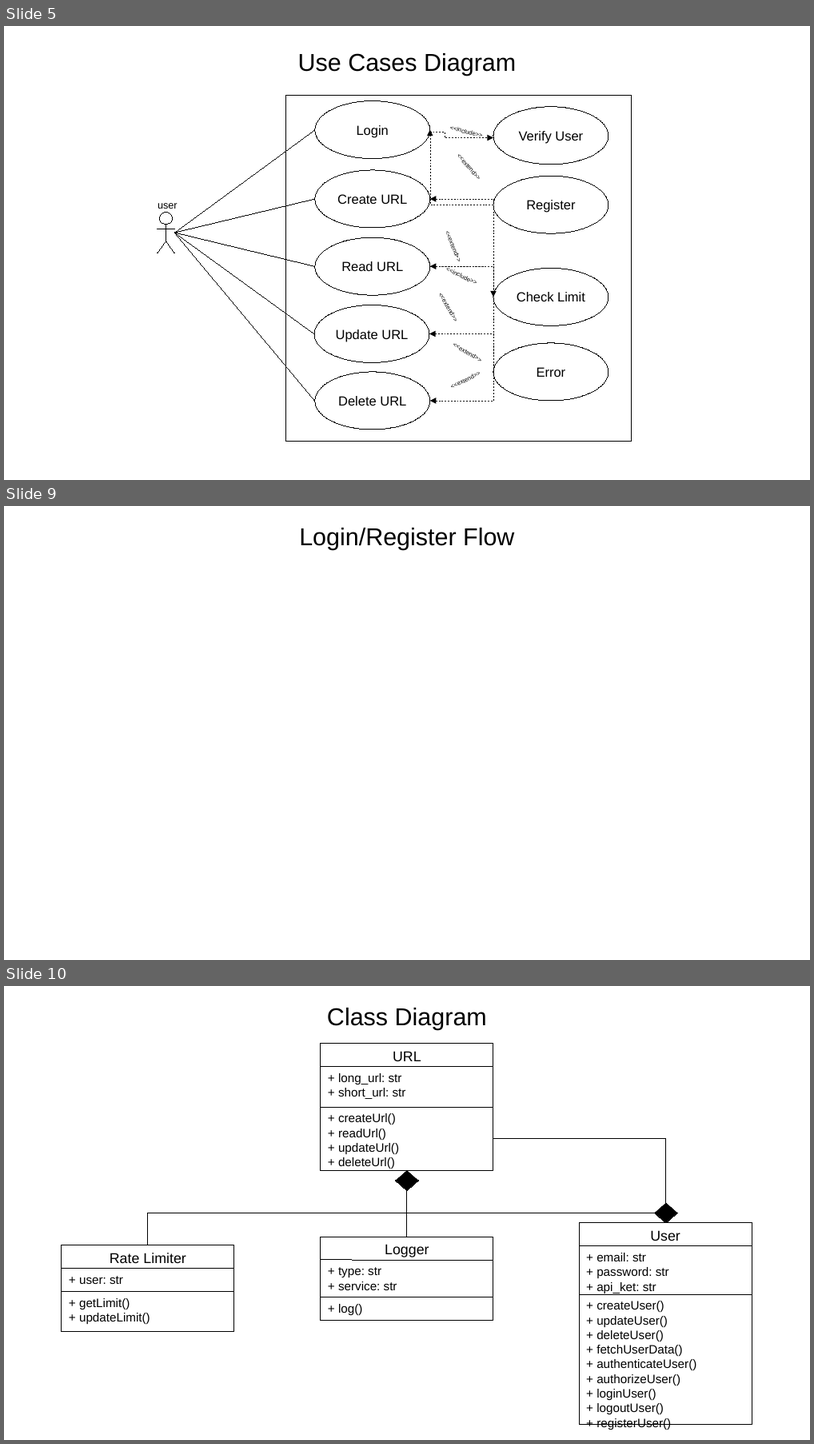
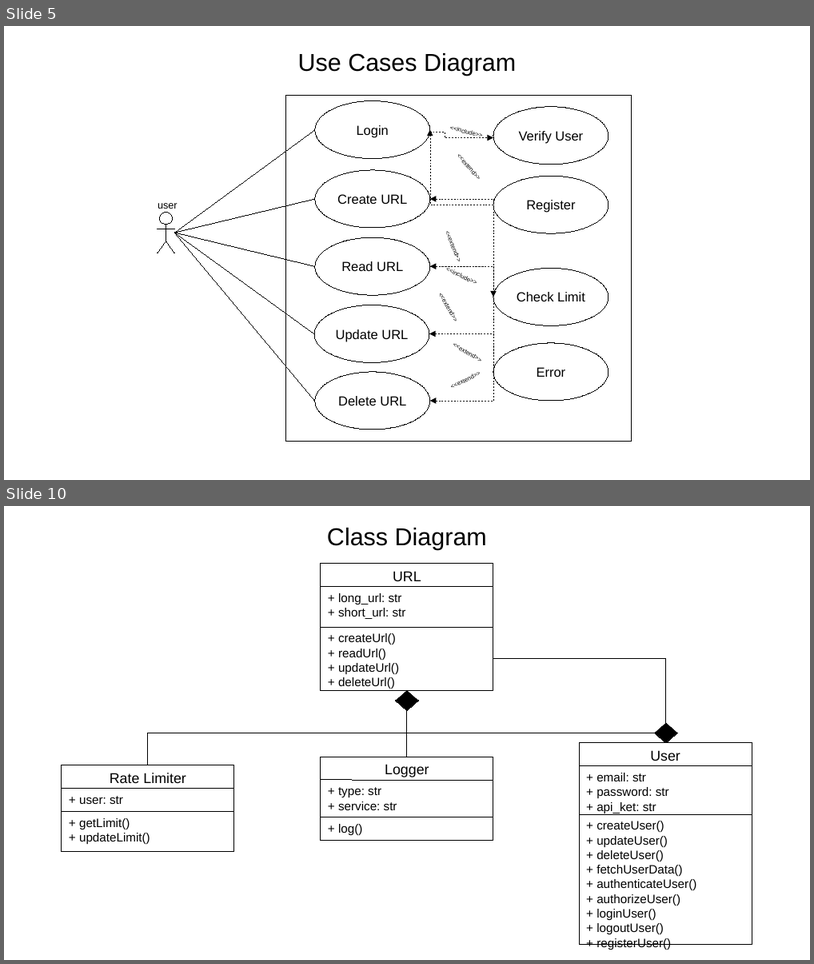
Before and after one commit to ankitpal181/Python, a slide deck: Flask/Url-Shortner/documentation/system_design.odp. Shown one above the other, each under a label of ours: slides 5, 9 and 10 before the commit, slides 5 and 10 after it; the slides between them are not shown. The pictures are 814x1444 and 814x964 pixels, drawn with LibreOffice and Linux fonts; fonts in the diff are those of the drawing. Boxes give left, top, right and bottom in pixels: in the first picture for what was removed or moved away, otherwise in the second. Text is boxed around its words. In the diff, an @@ line names an element or a change of style, - is before the commit and + after.

```diff
--- a/Flask/Url-Shortner/documentation/system_design.odp
+++ b/Flask/Url-Shortner/documentation/system_design.odp
@@ slide 9 removed at (x1=4, y1=506, x2=810, y2=960), background #FFFFFF @@
@@ text removed at (x1=299, y1=528, x2=514, y2=550) @@
-Login/Register Flow
```
Also in this commit, not shown: 2 slides changed, 2 slides added, 1 other slide removed, 2 other files.
